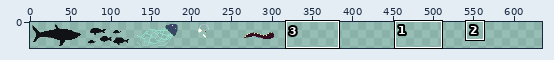
One commit to this sprite sheet: Assets/Art/export/background_fish.png. Above, an overview of the earlier version with the close-up marked.
Close-up. Old version:
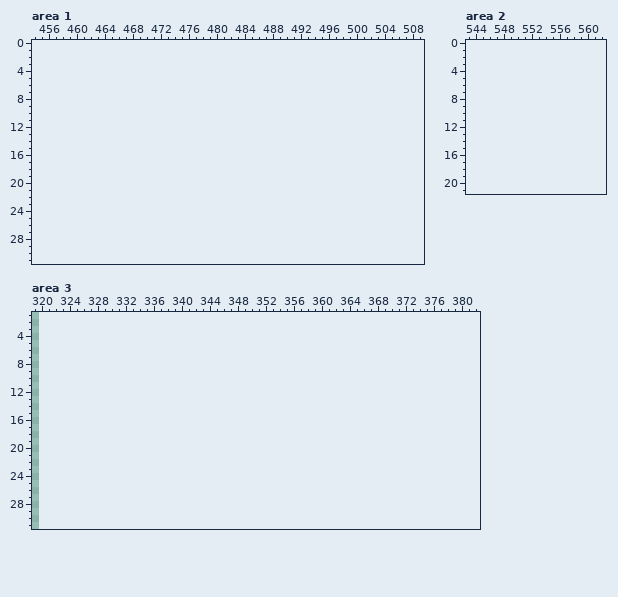
The file is 320x32 pixels. Shown: area 1: x 454..509, y 0..31; area 2: x 543..562, y 0..21; area 3: x 319..382, y 1..31. The old version is drawn lined up with the new one, on the new canvas. The wide view leaves out empty margins. The commit also changed other parts of the picture, which this record leaves out.
Once edited:
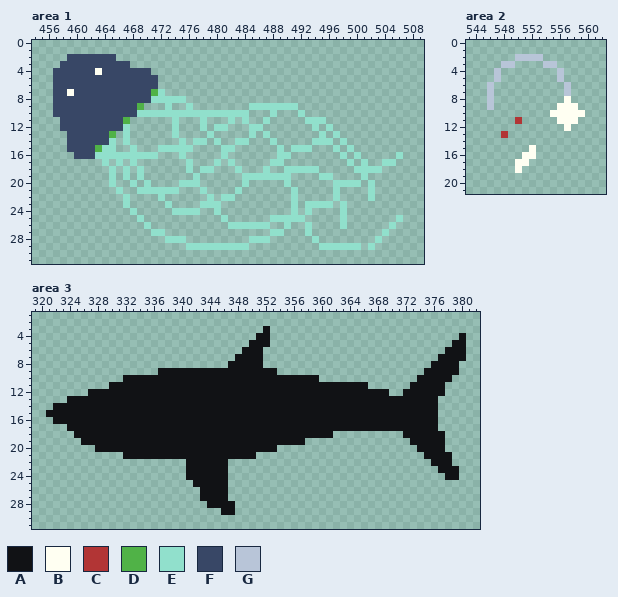
Palette (. is transparent): A #111215  B #fffff2  C #b23535  D #50b247  E #91e0cc  F #384766  G #b8c5d8
The exact change:
canvas 320x32 -> 640x32
Area 1:
y 2: x 459..465 ....... -> FFFFFFF
y 3: x 458..467 .......... -> FFFFFFFFFF
y 4: x 457..470 .............. -> FFFFFFBFFFFFFF
y 5..6: x 457..471 ............... -> FFFFFFFFFFFFFFF
y 7: x 457..472 ................ -> FFBFFFFFFFFFFFDE
y 8: x 457..475 ................... -> FFFFFFFFFFFFFFEEEEE
y 9: x 457..469 ............. -> FFFFFFFFFFFFD; x 473 . -> E; x 476 . -> E; x 485..491 ....... -> EEEEEEE
y 10: x 457..484 ............................ -> FFFFFFFFFFFFEEEEEEEEEEEEEEEE; x 488 . -> E; x 492 . -> E
y 11: x 458..467 .......... -> FFFFFFFFFD; x 474 . -> E; x 478 . -> E; x 482 . -> E; x 484 . -> E; x 487 . -> E; x 493..495 ... -> EEE
y 12: x 458..467 .......... -> FFFFFFFFFE; x 474 . -> E; x 478 . -> E; x 480..481 .. -> EE; x 485..486 .. -> EE; x 494 . -> E; x 496 . -> E
y 13: x 459..465 ....... -> FFFFFFD; x 467 . -> E; x 474 . -> E; x 479 . -> E; x 485 . -> E; x 487 . -> E; x 495 . -> E; x 497 . -> E
y 14: x 459..465 ....... -> FFFFFFE; x 467 . -> E; x 475 . -> E; x 477..478 .. -> EE; x 480 . -> E; x 483..484 .. -> EE; x 488 . -> E; x 494..496 ... -> EEE; x 498 . -> E
y 15: x 459..465 ....... -> FFFFDEE; x 468 . -> E; x 472..476 ..... -> EEEEE; x 481..482 .. -> EE; x 489 . -> E; x 491..493 ... -> EEE; x 497 . -> E; x 499 . -> E
y 16: x 460..471 ............ -> FFFEEEEEEEEE; x 475 . -> E; x 481 . -> E; x 489..490 .. -> EE; x 498 . -> E; x 500 . -> E; x 506 . -> E
y 17: x 464 . -> E; x 466 . -> E; x 468 . -> E; x 476 . -> E; x 480 . -> E; x 482 . -> E; x 488..489 .. -> EE; x 499 . -> E; x 501 . -> E; x 504..505 .. -> EE
y 18: x 465 . -> E; x 467 . -> E; x 469 . -> E; x 476 . -> E; x 478..479 .. -> EE; x 483 . -> E; x 487 . -> E; x 490..494 ..... -> EEEEE; x 500..503 .... -> EEEE
y 19: x 465 . -> E; x 467 . -> E; x 469 . -> E; x 477 . -> E; x 484..490 ....... -> EEEEEEE; x 495..496 .. -> EE; x 501 . -> E
y 20: x 465 . -> E; x 468 . -> E; x 470 . -> E; x 475..477 ... -> EEE; x 484 . -> E; x 490 . -> E; x 497..500 .... -> EEEE; x 502 . -> E
y 21: x 466 . -> E; x 469..474 ...... -> EEEEEE; x 478 . -> E; x 483 . -> E; x 491 . -> E; x 497 . -> E; x 502 . -> E
y 22: x 467 . -> E; x 472 . -> E; x 479 . -> E; x 481..482 .. -> EE; x 491 . -> E; x 497 . -> E; x 502 . -> E
y 23: x 467 . -> E; x 473 . -> E; x 478..480 ... -> EEE; x 491 . -> E; x 493..496 .... -> EEEE; x 498 . -> E
y 24: x 468 . -> E; x 474..477 .... -> EEEE; x 480 . -> E; x 491 . -> E; x 493 . -> E; x 498 . -> E
y 25: x 469 . -> E; x 481 . -> E; x 488..492 ..... -> EEEEE; x 498 . -> E; x 506 . -> E
y 26: x 470 . -> E; x 482..487 ...... -> EEEEEE; x 490 . -> E; x 493 . -> E; x 498 . -> E; x 505 . -> E
y 27: x 471..472 .. -> EE; x 488..489 .. -> EE; x 493 . -> E; x 504 . -> E
y 28: x 473..475 ... -> EEE; x 485..487 ... -> EEE; x 494 . -> E; x 503 . -> E
y 29: x 476..484 ......... -> EEEEEEEEE; x 495..500 ...... -> EEEEEE; x 502 . -> E
Area 2:
y 2: x 550..553 .... -> GGGG
y 3: x 548..549 .. -> GG; x 554..555 .. -> GG
y 4..5: x 547 . -> G; x 556 . -> G
y 6..7: x 546 . -> G; x 557 . -> G
y 8: x 546 . -> G; x 557 . -> B
y 9: x 546 . -> G; x 556..558 ... -> BBB
y 10: x 555..559 ..... -> BBBBB
y 11: x 550 . -> C; x 556..558 ... -> BBB
y 12: x 557 . -> B
y 13: x 548 . -> C
y 15: x 552 . -> B
y 16: x 551..552 .. -> BB
y 17: x 550..551 .. -> BB
y 18: x 550 . -> B
Area 3:
y 3: x 352 . -> A
y 4: x 351..352 .. -> AA; x 380 . -> A
y 5: x 350..352 ... -> AAA; x 379..380 .. -> AA
y 6: x 349..351 ... -> AAA; x 378..380 ... -> AAA
y 7: x 348..351 .... -> AAAA; x 377..380 .... -> AAAA
y 8: x 347..351 ..... -> AAAAA; x 376..379 .... -> AAAA
y 9: x 337..353 ................. -> AAAAAAAAAAAAAAAAA; x 375..379 ..... -> AAAAA
y 10: x 332..359 ............................ -> AAAAAAAAAAAAAAAAAAAAAAAAAAAA; x 374..378 ..... -> AAAAA
y 11: x 330..366 ..................................... -> AAAAAAAAAAAAAAAAAAAAAAAAAAAAAAAAAAAAA; x 373..377 ..... -> AAAAA
y 12: x 327..369 ........................................... -> AAAAAAAAAAAAAAAAAAAAAAAAAAAAAAAAAAAAAAAAAAA; x 372..377 ...... -> AAAAAA
y 13: x 324..376 ..................................................... -> AAAAAAAAAAAAAAAAAAAAAAAAAAAAAAAAAAAAAAAAAAAAAAAAAAAAA
y 14: x 322..376 ....................................................... -> AAAAAAAAAAAAAAAAAAAAAAAAAAAAAAAAAAAAAAAAAAAAAAAAAAAAAAA
y 15: x 321..376 ........................................................ -> AAAAAAAAAAAAAAAAAAAAAAAAAAAAAAAAAAAAAAAAAAAAAAAAAAAAAAAA
y 16: x 322..376 ....................................................... -> AAAAAAAAAAAAAAAAAAAAAAAAAAAAAAAAAAAAAAAAAAAAAAAAAAAAAAA
y 17: x 324..376 ..................................................... -> AAAAAAAAAAAAAAAAAAAAAAAAAAAAAAAAAAAAAAAAAAAAAAAAAAAAA
y 18: x 325..361 ..................................... -> AAAAAAAAAAAAAAAAAAAAAAAAAAAAAAAAAAAAA; x 372..377 ...... -> AAAAAA
y 19: x 326..357 ................................ -> AAAAAAAAAAAAAAAAAAAAAAAAAAAAAAAA; x 373..377 ..... -> AAAAA
y 20: x 328..353 .......................... -> AAAAAAAAAAAAAAAAAAAAAAAAAA; x 374..377 .... -> AAAA
y 21: x 332..350 ................... -> AAAAAAAAAAAAAAAAAAA; x 375..378 .... -> AAAA
y 22: x 341..346 ...... -> AAAAAA; x 376..378 ... -> AAA
y 23: x 341..346 ...... -> AAAAAA; x 377..379 ... -> AAA
y 24: x 341..346 ...... -> AAAAAA; x 378..379 .. -> AA
y 25: x 342..346 ..... -> AAAAA
y 26..27: x 343..346 .... -> AAAA
y 28: x 344..347 .... -> AAAA
y 29: x 346..347 .. -> AA
